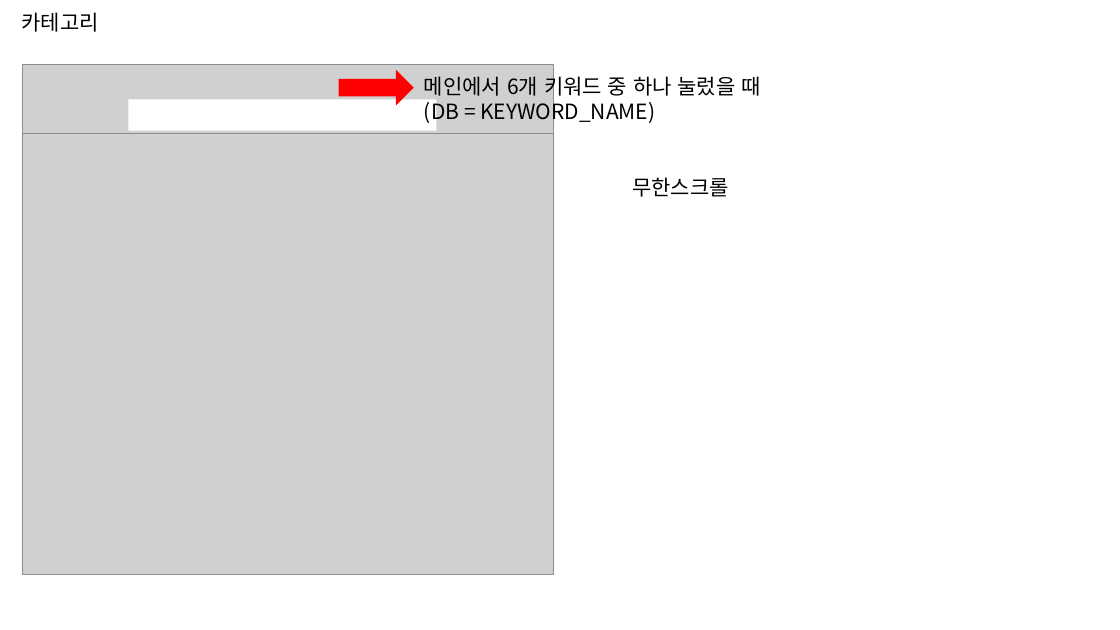
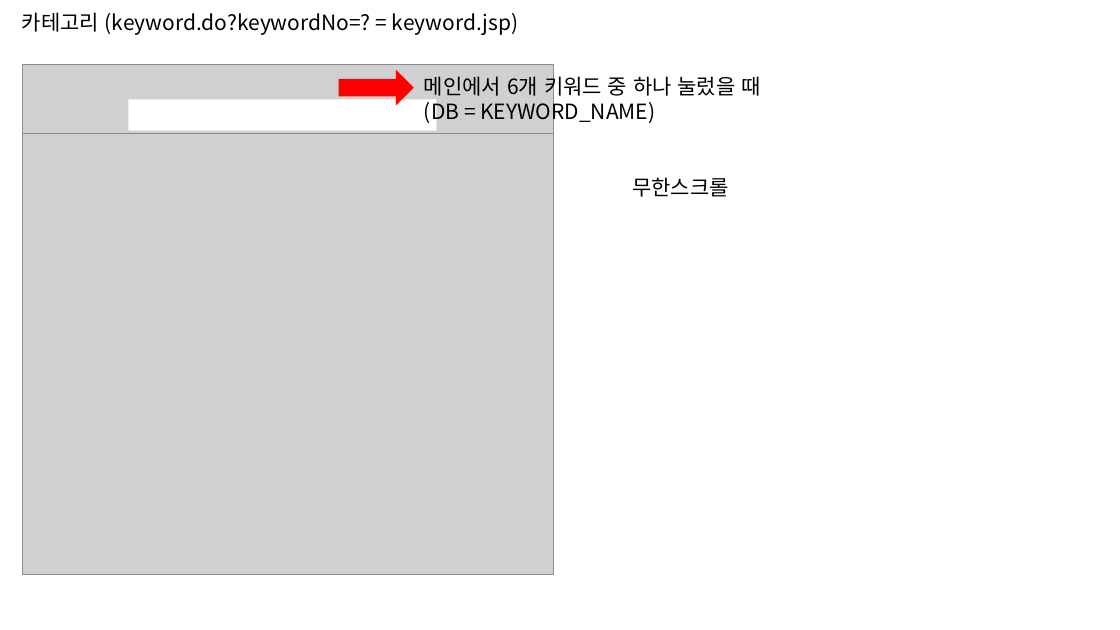
Before and after one commit to mobin1015/DOSIRAK, a slide deck: slide 7 of 브런치스토리_스토리보드.pptx (slide 6 before the commit). Drawn at 1120x630 pixels with LibreOffice and Linux fonts; fonts in the diff are those of the drawing; grey boxes stand for pictures. Boxes give left, top, right and bottom in pixels: in the first picture for what was removed or moved away, otherwise in the second. Text is boxed around its words. In the diff, an @@ line names an element or a change of style, - is before the commit and + after.

```diff
--- a/브런치스토리_스토리보드.pptx
+++ b/브런치스토리_스토리보드.pptx
@@ text at (22,12,518,35): text changed @@
-카테고리
+카테고리 (keyword.do?keywordNo=? = keyword.jsp)
```
Also in this commit, not shown: 8 other slides changed.
